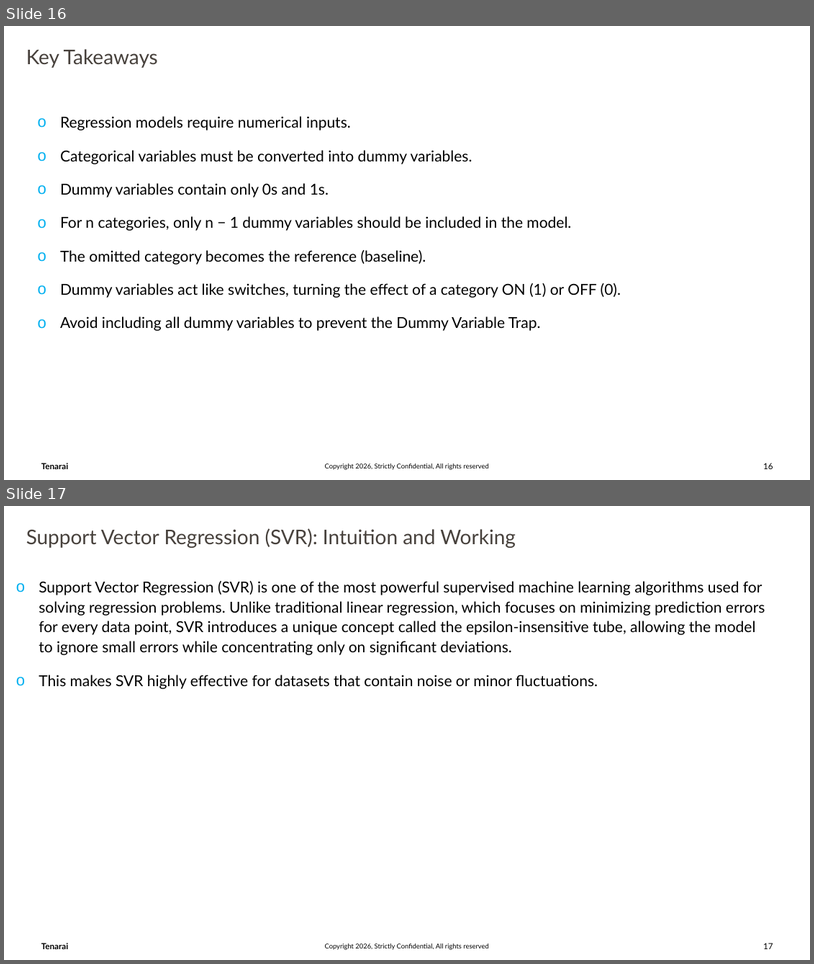
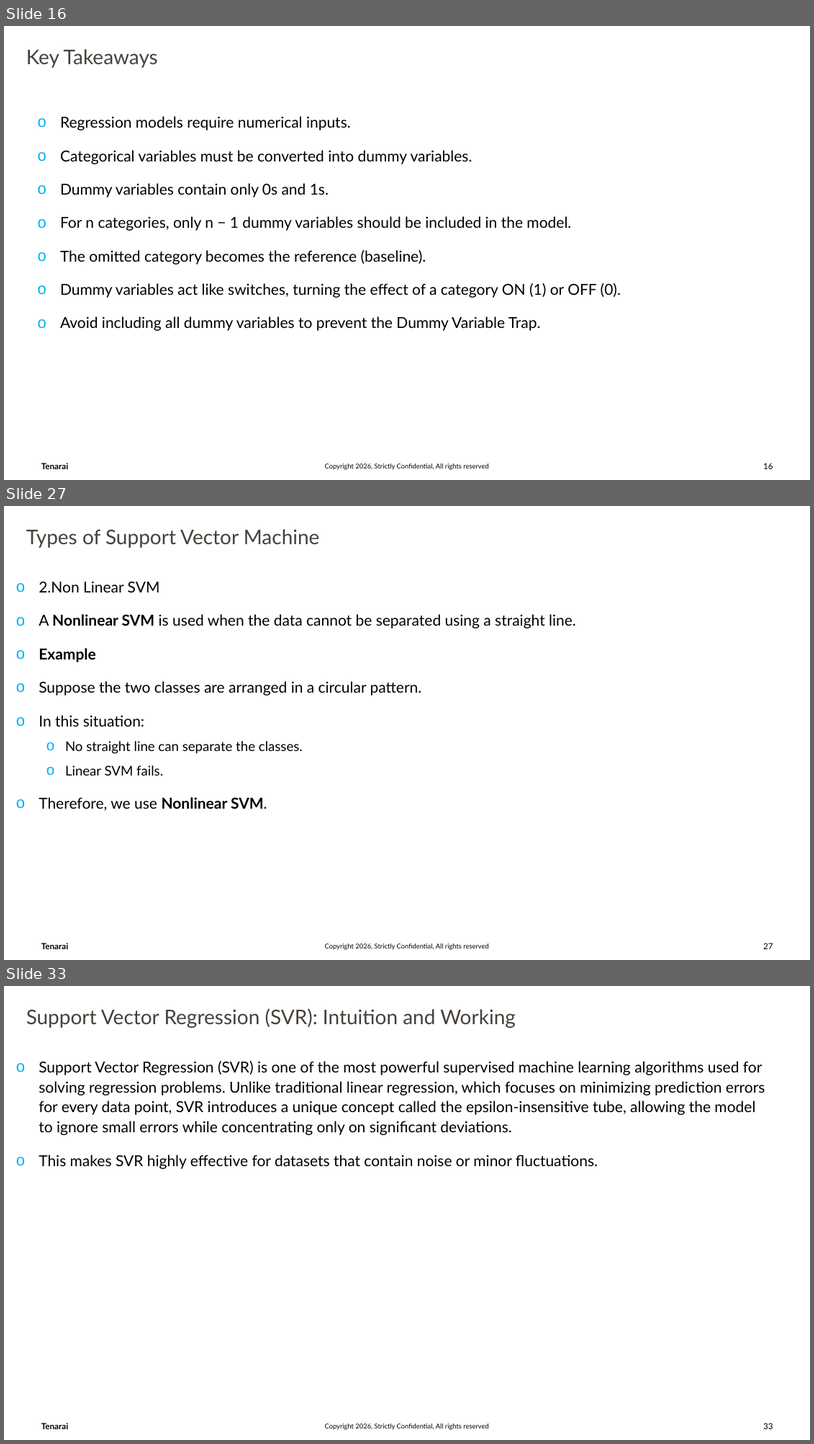
Before and after one commit to trivedi-ashutosh2013/Training_Content, a slide deck: Machine_Learning/AI_ML_Part03.pptx. Shown one above the other, each under a label of ours: slides 16 and 17 before the commit, slides 16, 27 and 33 after it; the slides between them are not shown. The pictures are 814x964 and 814x1444 pixels, drawn with LibreOffice and Linux fonts; fonts in the diff are those of the drawing; background and template pictures are left out. Boxes give left, top, right and bottom in pixels: in the first picture for what was removed or moved away, otherwise in the second. Text is boxed around its words. In the diff, an @@ line names an element or a change of style, - is before the commit and + after.

```diff
--- a/Machine_Learning/AI_ML_Part03.pptx
+++ b/Machine_Learning/AI_ML_Part03.pptx
@@ slide 27 added at box(4, 506, 810, 960), background #FFFFFF; not listed: 3 template elements that a slide beside it also shows @@
@@ text added at box(26, 529, 320, 548), 24 pt, text #47413C @@
+Types of Support Vector Machine
@@ text added at box(39, 581, 576, 811), 18 pt, text #000000 @@
+o 2.Non Linear SVM
+o A Nonlinear SVM is used when the data cannot be separated using a straight line.
+o Example
+o Suppose the two classes are arranged in a circular pattern.
+o In this situation:
+  o No straight line can separate the classes.
+  o Linear SVM fails.
+o Therefore, we use Nonlinear SVM.
@@ what was slide 17 is now slide 33 @@
@@ page number at box(764, 1422, 773, 1429): text changed @@
-17
+33
```
Also in this commit, not shown: 15 other slides added.
